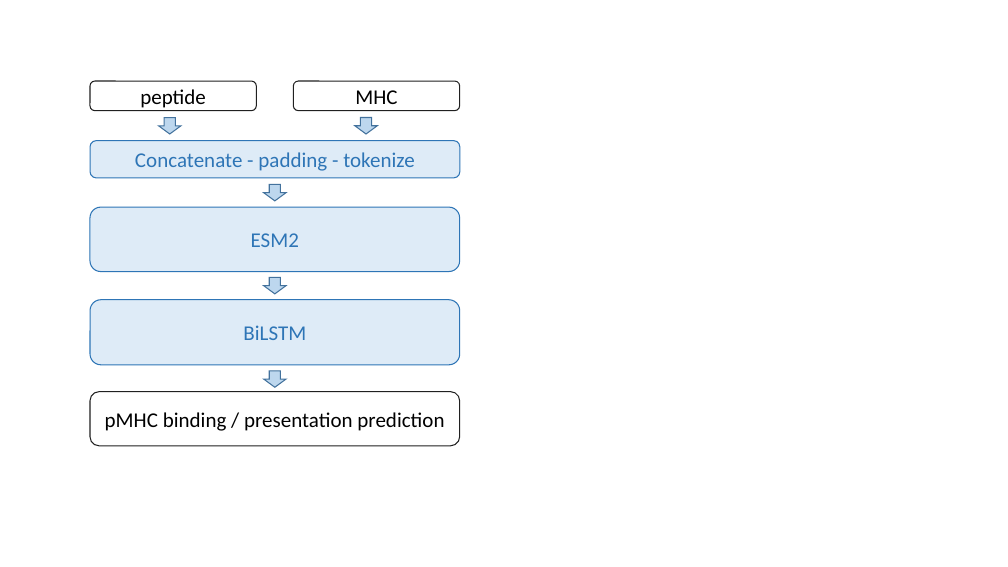
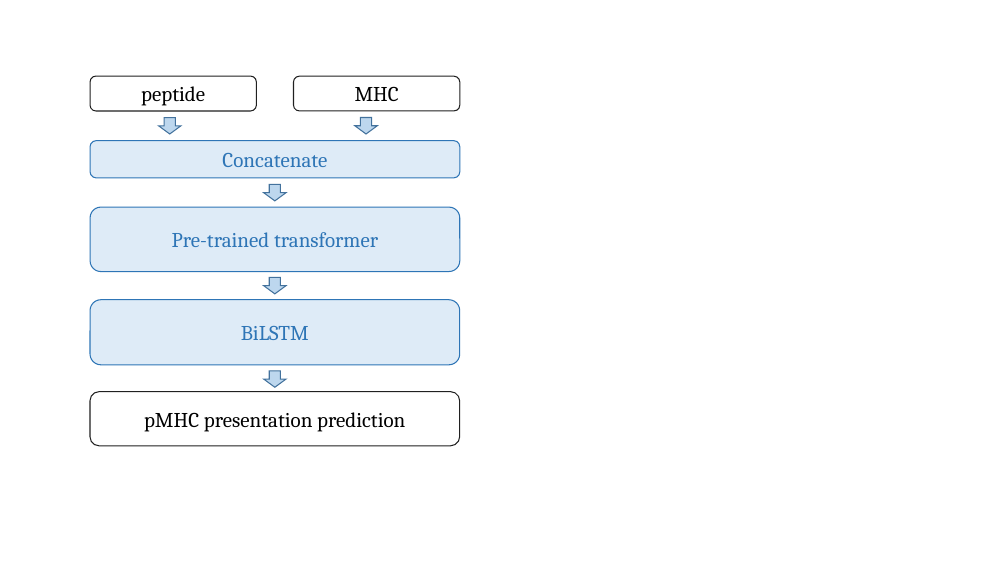
Before and after one commit to arceda/phd_thesis, a slide deck: slide 11 of draws.pptx. Drawn at 1008x567 pixels with LibreOffice and Linux fonts; fonts in the diff are those of the drawing. Boxes give left, top, right and bottom in pixels: in the first picture for what was removed or moved away, otherwise in the second. Text is boxed around its words. In the diff, an @@ line names an element or a change of style, - is before the commit and + after.

```diff
--- a/draws.pptx
+++ b/draws.pptx
@@ rounded rectangle "peptide": place and size @@
-rounded rectangle "peptide" at box(90, 81, 256, 110)
+rounded rectangle "peptide" at box(90, 76, 256, 111)
@@ font Calibri to Cambria in 3 elements at box(90, 299, 460, 364), box(90, 76, 256, 111), box(293, 76, 460, 111) @@
@@ rounded rectangle "MHC": place and size @@
-rounded rectangle "MHC" at box(293, 81, 460, 110)
+rounded rectangle "MHC" at box(293, 76, 460, 111)
@@ text in rounded rectangle at box(222, 153, 327, 167): text changed; font Calibri to Cambria @@
-Concatenate - padding - tokenize
+Concatenate
@@ text in rounded rectangle at box(172, 232, 378, 247): text changed; font Calibri to Cambria @@
-ESM2
+Pre-trained transformer
@@ text in rounded rectangle at box(144, 412, 405, 432): text changed; font Calibri to Cambria @@
-pMHC binding / presentation prediction
+pMHC presentation prediction
```
Also in this commit, not shown: 1 slide added, 7 other files.
